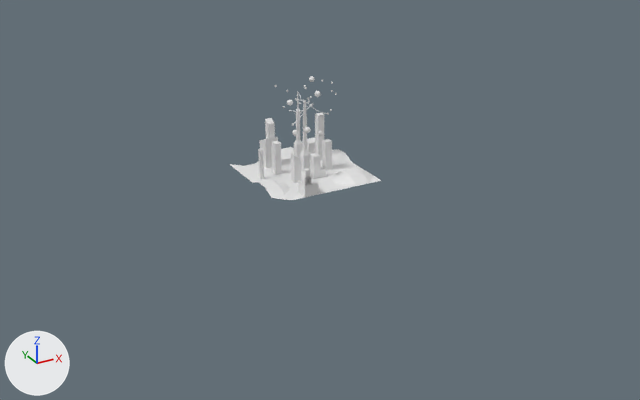
The glTF model assets/vertigo.gltf: old version first, new version second.
Camera for both pictures: a 50 mm lens placed at (-125.4, -237.9, 83.6), pointed at (0.2, -9.6, -30.6). Lighting does not change. The marker at lower left points along +X, +Y and +Z. Where no turn or scale is listed for an object, it has been applied to the vertices. Vertices at the same position are counted once.
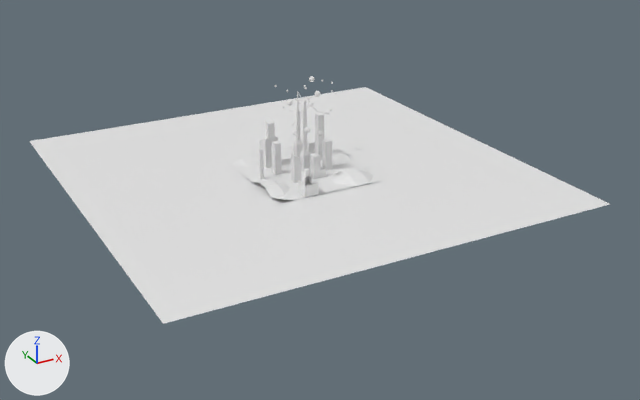
What changed in the scene script:
```text
Change me_plane:
    used by ob_plane; location = (0.0, 0.0, 0.0)
    verts and faces of me_plane; kept vertices keep their numbers, new ones are numbered from 930
    remove me_plane.from_pydata(...)  # 930 vertices, 1710 faces; spans x -19.4..17.1, y -19.4..17.1, z -25.2..7.3
    add me_plane.from_pydata(...)  # 934 vertices, 1712 faces; spans x -72.5..67.5, y -67.4..72.6, z -24.0..7.3
    me_plane part 1
    4 vertices in x 0.3, y 0.3, z 0.0 move by (-0.1, -0.1, -0.1)
    3 vertices in x 0.5, y 0.5, z 0.1 move by (0.6, 0.6, 0.5)
    22 vertices move from x -14.9..0.6, y -0.6..17.1, z -25.2..0.1 to x -14.9..1.1, y -1.1..17.1, z -22.8..0.7
    me_plane part 2
    add verts[930] = (67.5, -67.4, -24.0)  # pixel (610, 204)
    add verts[931] = (-72.5, 72.6, -24.0)  # pixel (29, 141)
    add verts[932] = (-72.5, -67.4, -24.0)  # pixel (163, 323)
    add verts[933] = (67.5, 72.6, -24.0)  # pixel (365, 87)
    add faces += [(930, 931, 932), (930, 933, 931)]
```

Location of each change, [x1, y1, x2, y2] in pixels of the pictures (640 x 400 px; the box of a moved part takes in the faces that stretch with it):
'Plane', reshaped (283% wider, 99% taller): before [230, 76, 381, 200]; after [29, 76, 610, 324]
part 1 of me_plane, moved or reshaped: before [244, 161, 259, 166]; after [231, 157, 259, 166]
part 2 of me_plane, added: after [29, 87, 610, 324]
